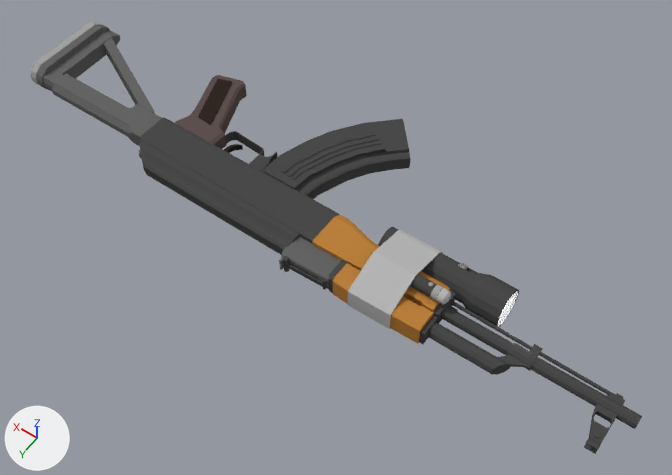
The Blender file HuntingGhosts/3D assests/AK47.blend, before and after one commit.
Both versions are drawn from a camera (50 mm lens) standing at (-5.39, 6.68, 9.77) and looking at (-0.72, 0.15, -0.49). The lights are fixed; the arrows at lower left show +X, +Y and +Z.

In view in the first picture: '30-Round Mag (Old)', 'AK47', 'Makeshift Flashlight + Laser', 'Stock Handle', 'Triangle Buttstock 1', 'Wood Handguard Bottom', 'Wood Handguard Top'.
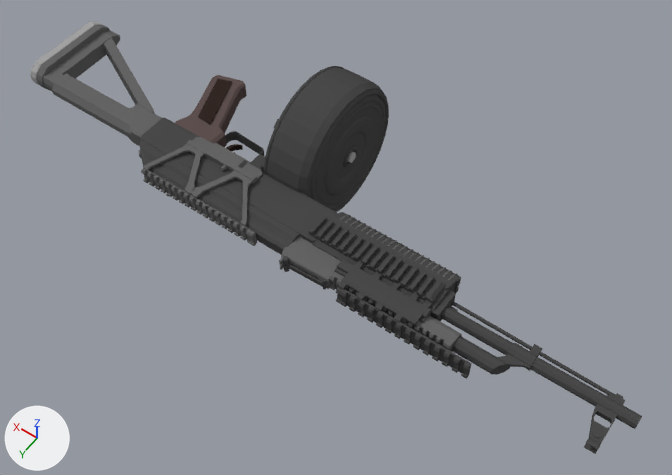
Pixel boxes [x1, y1, x2, y2] of what changed, in the pictures (672 x 475 px):
'75-Round Drum Mag', shown: after [261, 66, 389, 212]
'Makeshift Flashlight + Laser', hidden: before [347, 227, 519, 329]
'Front Rail Quad', shown: after [309, 216, 472, 379]
'30-Round Mag (Old)', hidden: before [262, 119, 411, 199]
'Side Rail 1', shown: after [141, 137, 263, 246]
'Wood Handguard Bottom', hidden (orange): before [312, 214, 450, 311]
'Metal Handguard Bottom 1', shown: after [312, 212, 461, 317]
'Wood Handguard Top', hidden (orange): before [329, 260, 438, 344]
'Front Rail Gas Tube 1', shown: after [330, 259, 462, 352]

Diff of the bpy script that builds the scene:
```diff
--- a/HuntingGhosts/3D assests/AK47.blend.py
+++ b/HuntingGhosts/3D assests/AK47.blend.py
@@ ob_30_round_mag__old @@
 ob_30_round_mag__old.scale = (0.0375, 0.0375, 0.0844)
+ob_30_round_mag__old.hide_set(True)
@@ ob_makeshift_flashlight___laser @@
 ob_makeshift_flashlight___laser.scale = (0.239, 0.239, 0.108)
+ob_makeshift_flashlight___laser.hide_set(True)
@@ ob_front_rail_quad @@
 ob_front_rail_quad.scale = (0.144, 0.144, 0.0286)
-ob_front_rail_quad.hide_set(True)
@@ ob_wood_handguard_top @@
 ob_wood_handguard_top.scale = (0.0375, 0.0375, 0.0895)
+ob_wood_handguard_top.hide_set(True)
@@ ob_front_rail_gas_tube_1 @@
 ob_front_rail_gas_tube_1.scale = (-0.135, -0.135, -0.782)
-ob_front_rail_gas_tube_1.hide_set(True)
@@ ob_75_round_drum_mag @@
 ob_75_round_drum_mag.scale = (0.0757, 0.0834, 0.0276)
-ob_75_round_drum_mag.hide_set(True)
@@ ob_side_rail_1 @@
 ob_side_rail_1.scale = (0.0107, 0.0107, 0.00431)
-ob_side_rail_1.hide_set(True)
@@ ob_wood_handguard_bottom @@
 ob_wood_handguard_bottom.scale = (0.0375, 0.0375, 0.0895)
+ob_wood_handguard_bottom.hide_set(True)
@@ ob_metal_handguard_bottom_1 @@
 _m = ob_metal_handguard_bottom_1.modifiers.new('Mirror', 'MIRROR')
 _m.use_axis = (False, True, False)
-ob_metal_handguard_bottom_1.hide_set(True)
```
